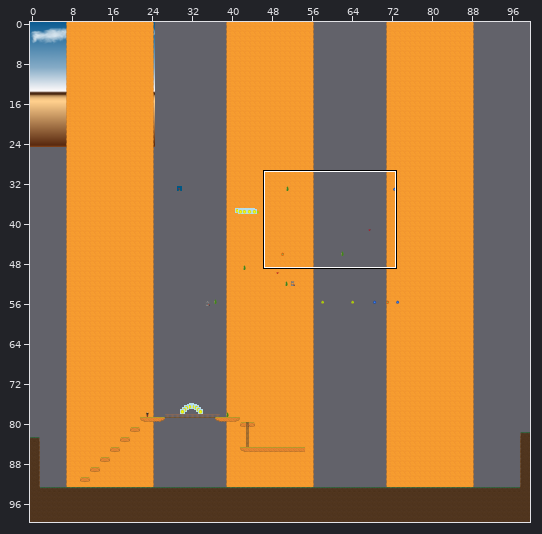
A Tiled map gets an edit: SimpleGame/SimpleGame/Assets/Views/Demo/demo.tmx. The first picture is a wide view before the edit; the outline marks the close-up.
Close-up. Before the commit:
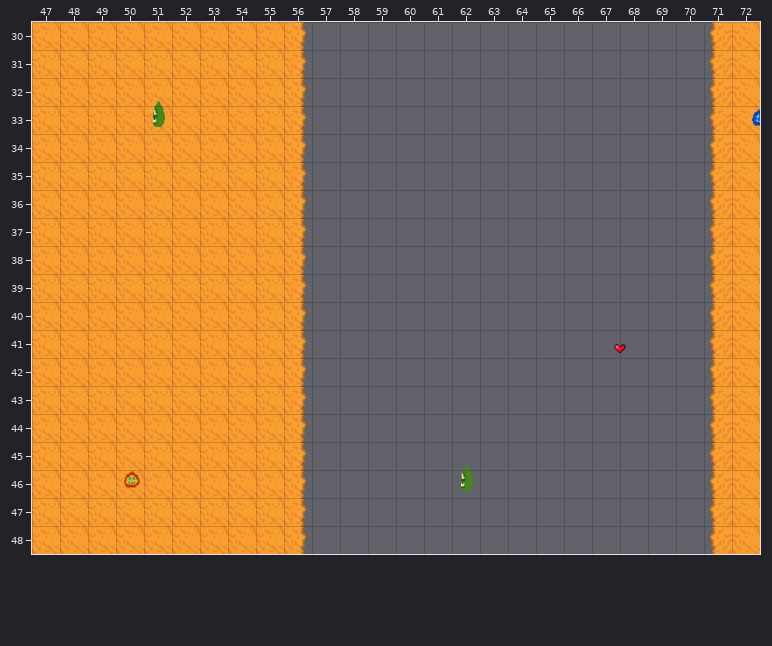
Cells are 64x64 px. Shown: x 47..72, y 30..48. The commit also changed other parts of the map, which this record leaves out.
Once edited:
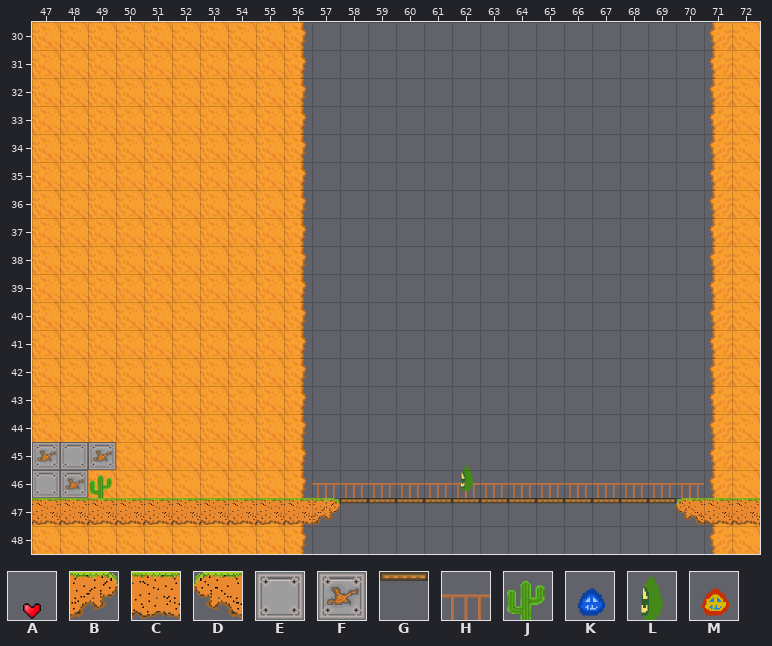
Key: from "Heart_Ani": A 0; from "Map": B 4, C 24, D 27, E 32, F 33, G 85, H 111, J 113; from "bloob_blue_springen": K 0; from "bloob_fallen_links": L 0; from "bloob_red_springen": M 0.
_ is an empty cell.
Objects are placed by their top-left corner, in cells (3,4 is the top-left corner of cell 3,4); size is 1x1 cell unless given.
The exact change:
{"where": "layer \"Map\""}
{"y":45,"x":47,"old":"___","new":"FEF"}
{"y":46,"x":47,"old":"___","new":"EFJ"}
{"y":46,"x":57,"old":"______________","new":"HHHHHHHHHHHHHH"}
{"y":47,"x":47,"old":"__________________________","new":"CCCCCCCCCCBGGGGGGGGGGGGDCC"}
{"where": "layer \"Sprites\""}
{"was": "A \"heart3\" at 67.5,40.9", "now": "outside this view"}
{"was": "K \"Bloob_Blue1\" at 72.5,32.8", "now": "outside this view"}
{"was": "M \"Bloob_red1\" at 50,45.7", "now": "outside this view"}
{"was": "L \"Bloob5\" at 51,32.7", "now": "outside this view"}
